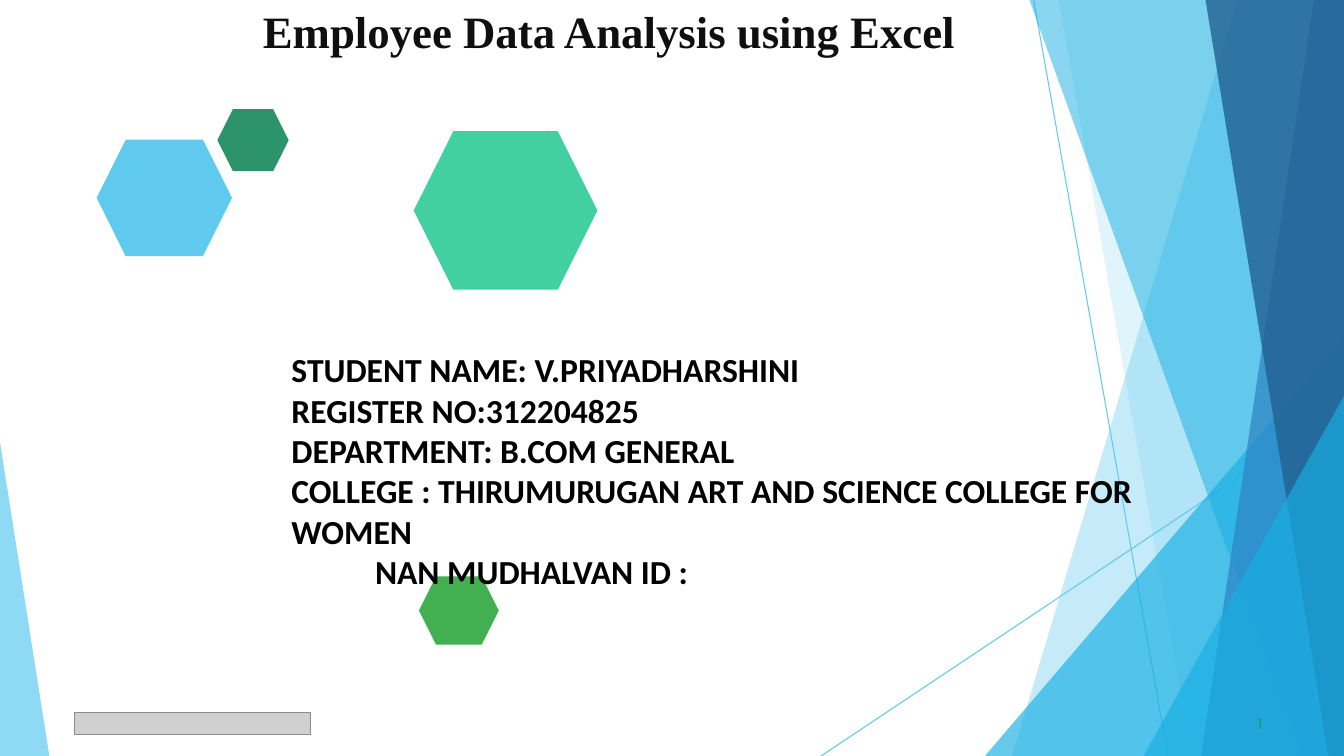
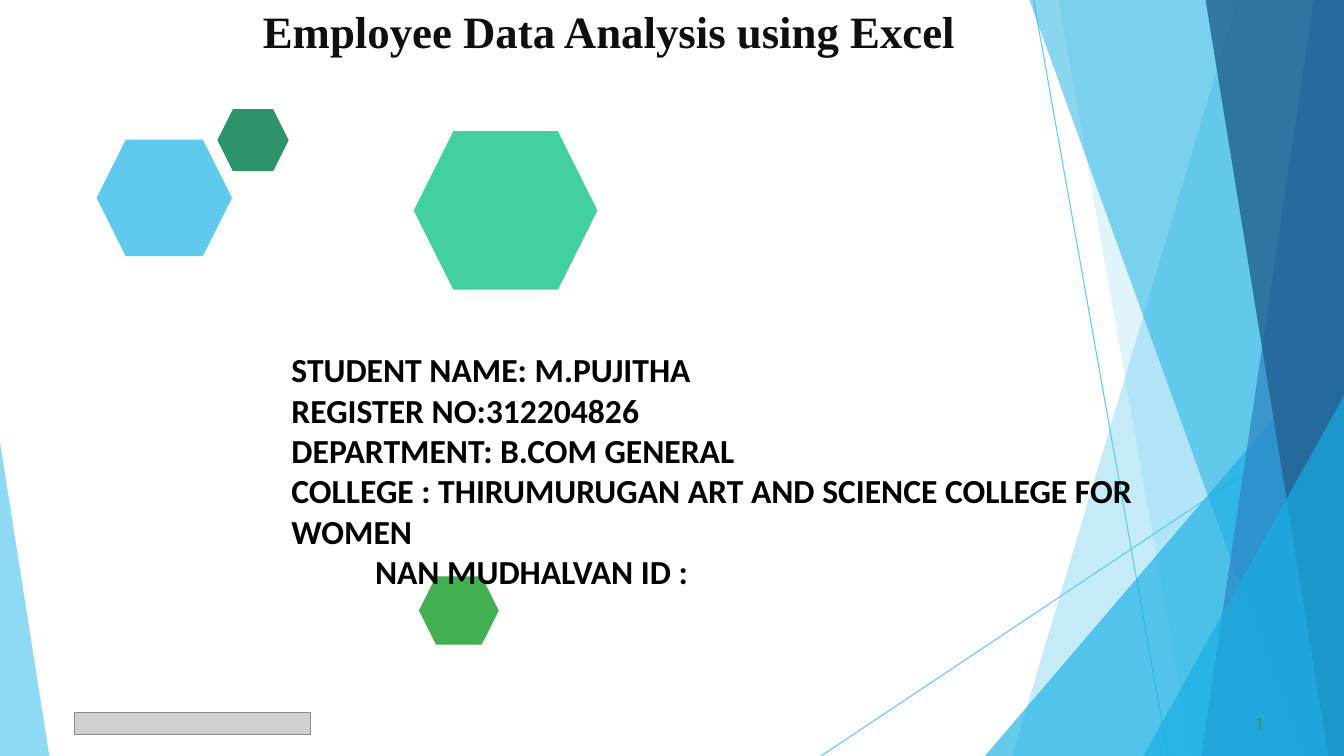
Before and after one commit to Pujithaaaa20/TNSDC-DA, a slide deck: slide 1 of NAN MUDHALVAN PPT FINAL PROJECT.pptx. Drawn at 1344x756 pixels with LibreOffice and Linux fonts; fonts in the diff are those of the drawing; grey boxes stand for pictures. Boxes give left, top, right and bottom in pixels: in the first picture for what was removed or moved away, otherwise in the second. Text is boxed around its words. In the diff, an @@ line names an element or a change of style, - is before the commit and + after.

```diff
--- a/NAN MUDHALVAN PPT FINAL PROJECT.pptx
+++ b/NAN MUDHALVAN PPT FINAL PROJECT.pptx
@@ text at (291, 360, 691, 424): text changed @@
-STUDENT NAME: V.PRIYADHARSHINI
-REGISTER NO:312204825
+STUDENT NAME: M.PUJITHA
+REGISTER NO:312204826
```
